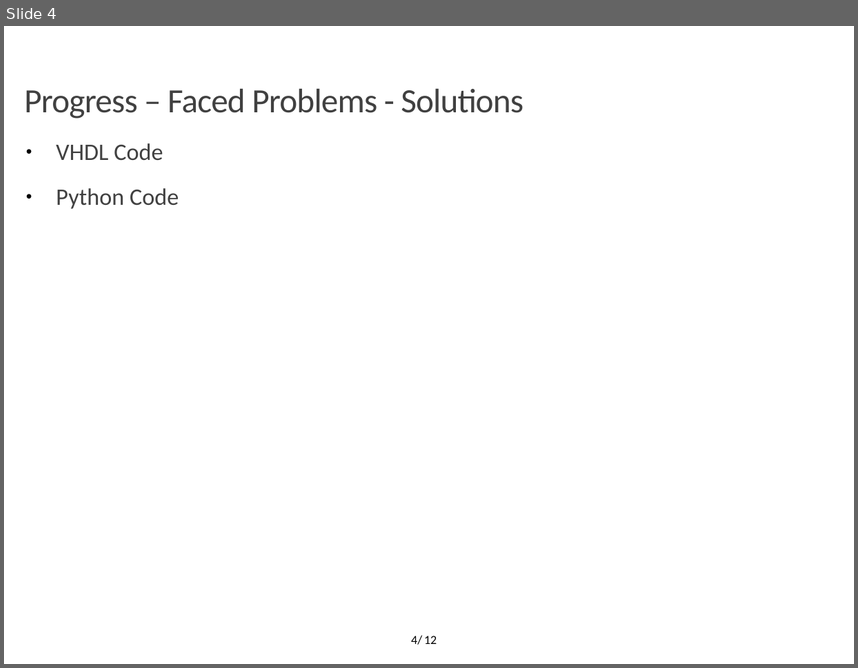
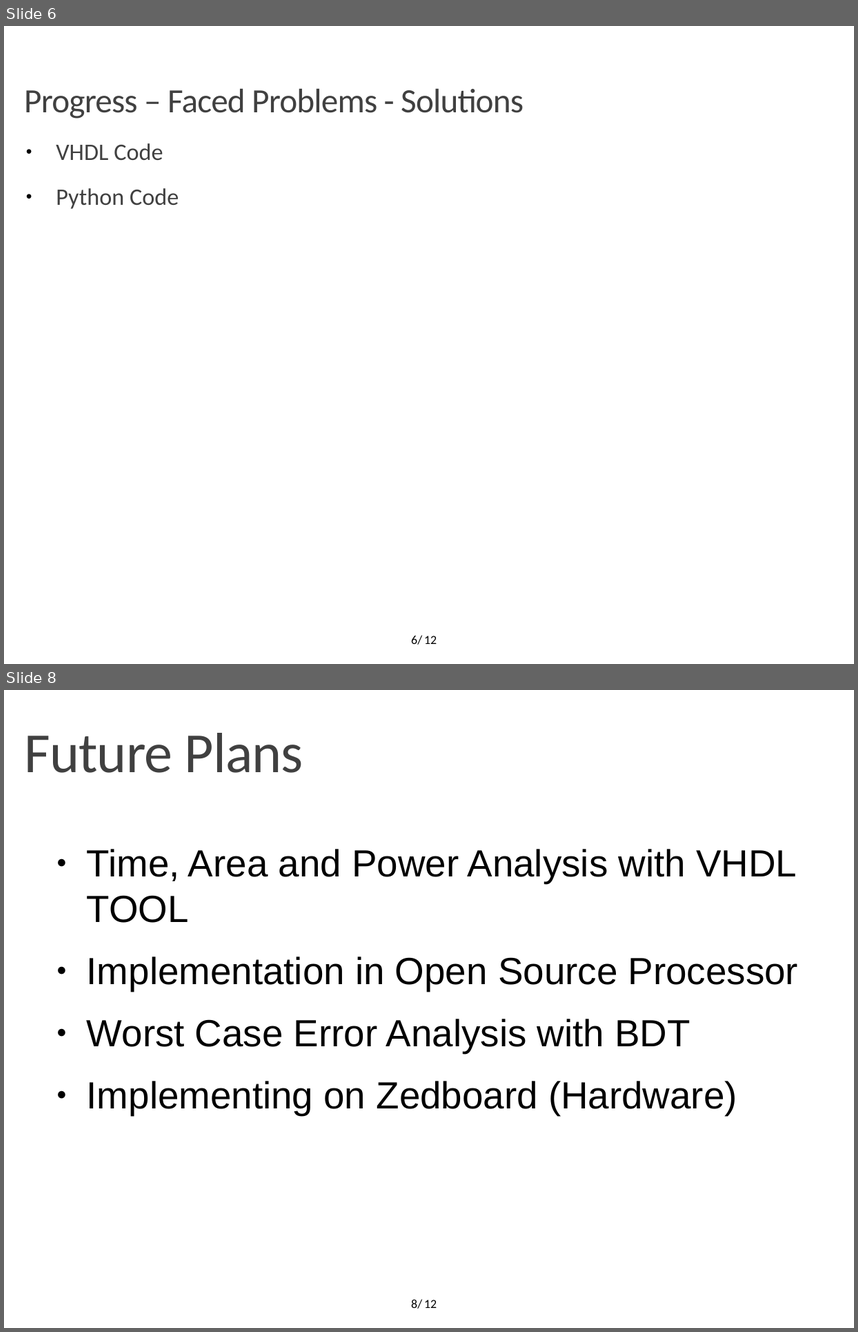
Before and after one commit to OrionLightning/Approximate-Circuit, a slide deck: Presentation Slides/Midterm 23-11-2021.pptx. Shown one above the other, each under a label of ours: slide 4 before the commit, slides 6 and 8 after it; the slides between them are not shown. The pictures are 858x668 and 858x1332 pixels, drawn with LibreOffice and Linux fonts; fonts in the diff are those of the drawing; background and template pictures are left out. Boxes give left, top, right and bottom in pixels: in the first picture for what was removed or moved away, otherwise in the second. Text is boxed around its words. In the diff, an @@ line names an element or a change of style, - is before the commit and + after.

```diff
--- a/Presentation Slides/Midterm 23-11-2021.pptx
+++ b/Presentation Slides/Midterm 23-11-2021.pptx
@@ slide 8 added at bbox=[4, 690, 854, 1328], background #FFFFFF; not listed: 1 template element that a slide beside it also shows @@
@@ text added at bbox=[24, 733, 303, 773], 48 pt, text #404040 @@
+Future Plans
@@ text added at bbox=[87, 849, 798, 1115], 32 pt, text #000000 @@
+● Time, Area and Power Analysis with VHDL TOOL
+● Implementation in Open Source Processor
+● Worst Case Error Analysis with BDT
+● Implementing on Zedboard (Hardware)
@@ page number added at bbox=[411, 1299, 422, 1308], 10.5 pt, text #000000 @@
+8/
@@ what was slide 4 is now slide 6 @@
@@ page number at bbox=[411, 635, 422, 644]: text changed @@
-4/
+6/
```
Also in this commit, not shown: 1 slide changed, 3 other slides added, 1 slide removed.
